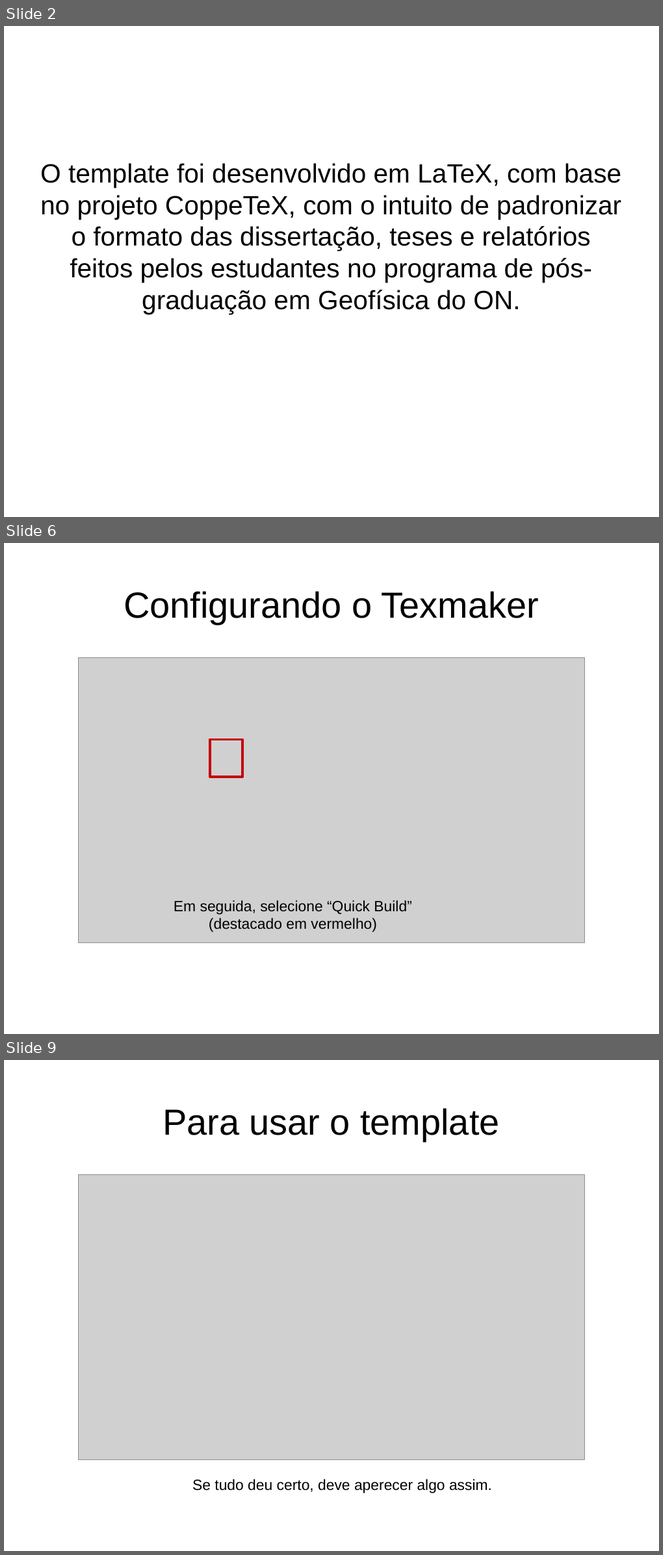
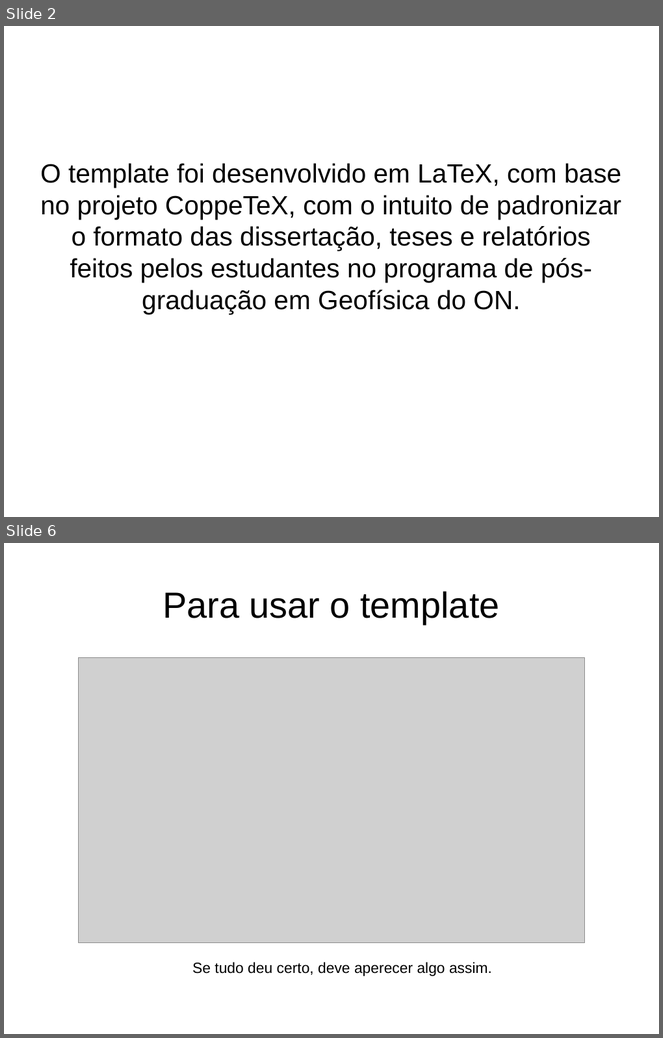
Before and after one commit to birocoles/Templates-geofisica-ON, a slide deck: Tutorial/tutorial_basico.odp. Shown one above the other, each under a label of ours: slides 2, 6 and 9 before the commit, slides 2 and 6 after it; the slides between them are not shown. The pictures are 663x1555 and 663x1038 pixels, drawn with LibreOffice and Linux fonts; fonts in the diff are those of the drawing; grey boxes stand for pictures. Boxes give left, top, right and bottom in pixels: in the first picture for what was removed or moved away, otherwise in the second. Text is boxed around its words. In the diff, an @@ line names an element or a change of style, - is before the commit and + after.

```diff
--- a/Tutorial/tutorial_basico.odp
+++ b/Tutorial/tutorial_basico.odp
@@ slide 6 removed at (4, 543, 659, 1034), background #FFFFFF @@
@@ title removed at (124, 591, 539, 624) @@
-Configurando o Texmaker
@@ picture removed at (78, 658, 585, 943) @@
@@ rectangle removed at (209, 740, 243, 777) @@
@@ text removed at (174, 901, 412, 932) @@
-Em seguida, selecione “Quick Build”
-(destacado em vermelho)
@@ what was slide 9 is now slide 6 @@
```
Also in this commit, not shown: 12 slides changed, 1 slide added, 2 other slides removed, 3 other files.
